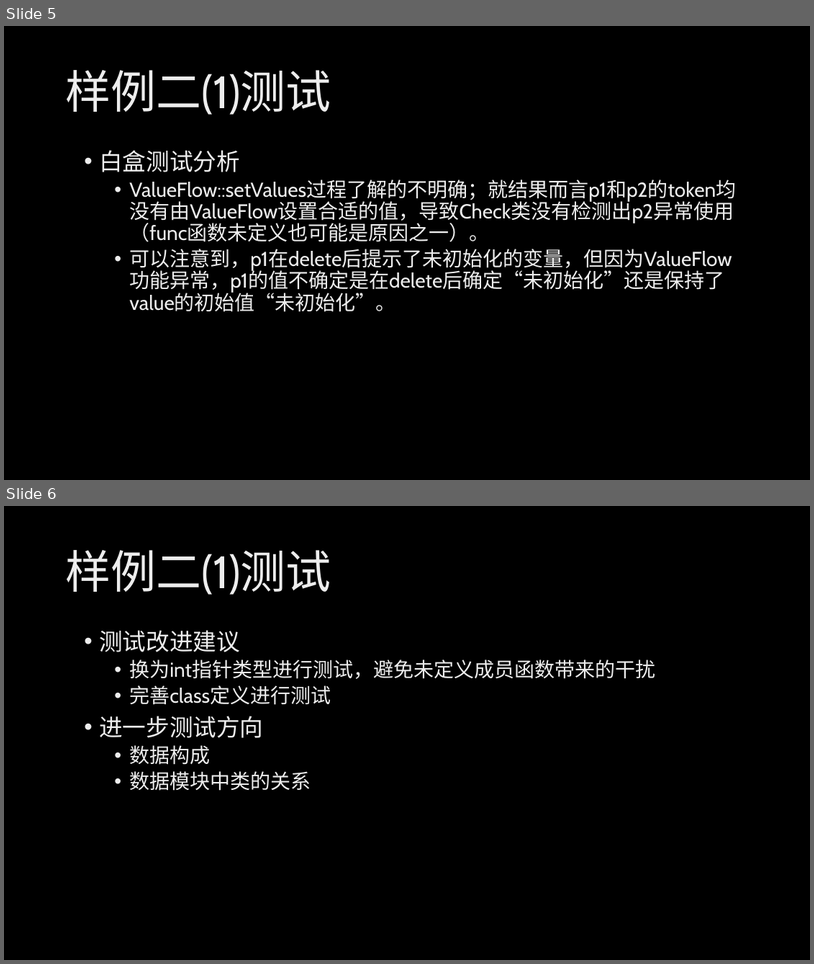
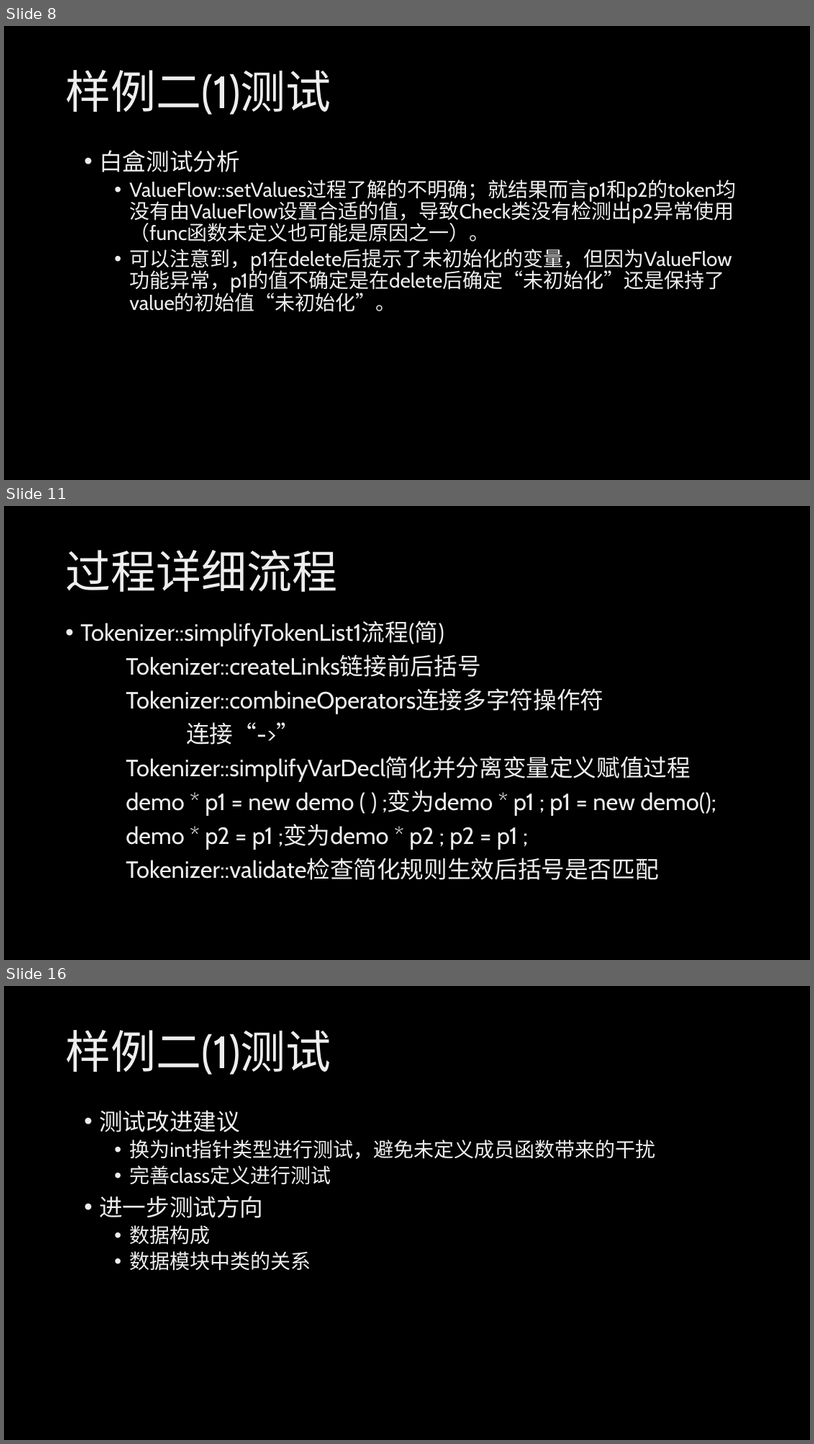
Before and after one commit to HSCppcheck/Cppcheck, a slide deck: 汇报/第四、五周工作汇报.pptx. Shown one above the other, each under a label of ours: slides 5 and 6 before the commit, slides 8, 11 and 16 after it; the slides between them are not shown. The pictures are 814x964 and 814x1444 pixels, drawn with LibreOffice and Linux fonts; fonts in the diff are those of the drawing; background and template pictures are left out. Boxes give left, top, right and bottom in pixels: in the first picture for what was removed or moved away, otherwise in the second. Text is boxed around its words. In the diff, an @@ line names an element or a change of style, - is before the commit and + after.

```diff
--- a/汇报/第四、五周工作汇报.pptx
+++ b/汇报/第四、五周工作汇报.pptx
@@ slide 11 added at box(4, 506, 810, 960), background picture (left out) @@
@@ title added at box(65, 550, 337, 592), 54 pt, text gradient #BFBFBF to #EDEDED to #FFFFFF @@
+过程详细流程
@@ text added at box(80, 621, 716, 880), 28 pt, text gradient #BFBFBF to #EDEDED to #FFFFFF @@
+• Tokenizer::simplifyTokenList1流程(简)
+Tokenizer::createLinks链接前后括号
+Tokenizer::combineOperators连接多字符操作符
+连接“->”
+Tokenizer::simplifyVarDecl简化并分离变量定义赋值过程
+demo * p1 = new demo ( ) ;变为demo * p1 ; p1 = new demo();
+demo * p2 = p1 ;变为demo * p2 ; p2 = p1 ;
+Tokenizer::validate检查简化规则生效后括号是否匹配
@@ what was slide 5 is now slide 8 @@
@@ what was slide 6 is now slide 16 @@
```
Also in this commit, not shown: 9 other slides added.
